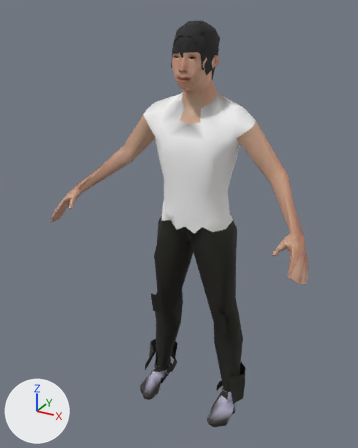
Two versions of the glTF model priv/models/traveler.far.glb, one commit apart.
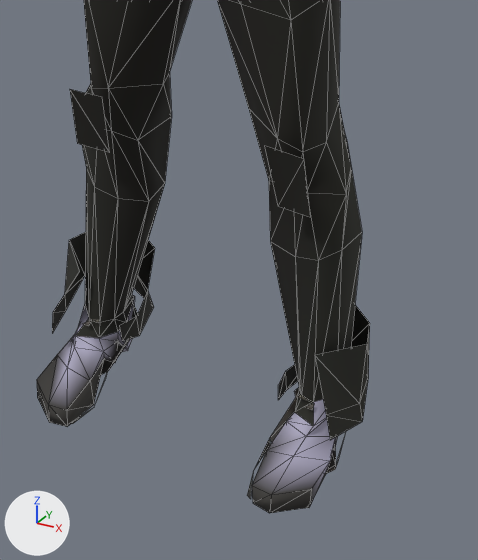
There are two pictures of each version: one whole from a 50 mm camera at (0.837, -1.691, 1.692) aimed at (-0.036, -0.103, 0.898), one close up on the part from 36% to 78% of the width and 59% to 99% of the height. Lighting does not change. The marker at lower left points along +X, +Y and +Z. The older version's two pictures come first. The close-ups show mesh edges as thin lines. Vertices at exactly the same position are counted once.

Names of what the first close-up shows: 'traveler_mesh'.
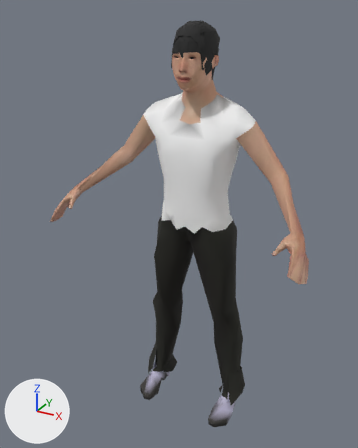
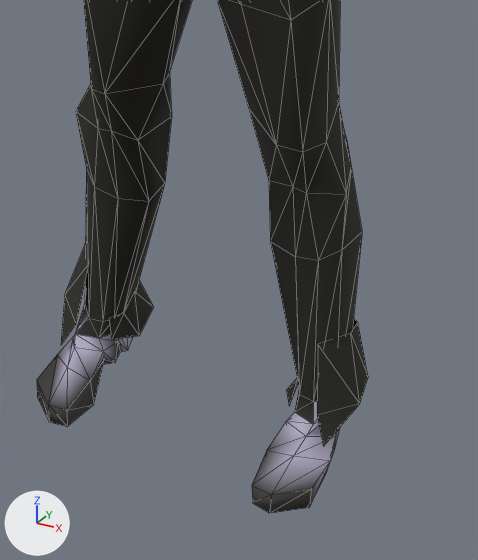
Location of each change, [x1, y1, x2, y2] in pixels of the close-ups (478 x 560 px; the box of a moved part takes in the faces that stretch with it):
'traveler_mesh', reshaped: before [37, 0, 370, 513]; after [37, 0, 368, 513]
part 1 of me_traveler_mesh, deleted: before [70, 89, 345, 499]
part 2 of me_traveler_mesh, moved or reshaped: before [217, 0, 303, 182]; after [217, 0, 303, 187]
part 3 of me_traveler_mesh, moved or reshaped: before [278, 305, 370, 440]; after [286, 319, 368, 447]
part 4 of me_traveler_mesh, moved or reshaped: [84, 0, 180, 140] in both
part 5 of me_traveler_mesh, reshaped: before [52, 194, 162, 424]; after [61, 188, 164, 344]

What the commit changed:
me_traveler_mesh is used by ob_traveler_mesh; location (0.0, 0.0, 0.0).
Verts and faces of me_traveler_mesh; kept vertices keep their numbers, new ones are numbered from 894.
Before the commit, vertices of me_traveler_mesh: 6 (0.13, -0.08, 0.54) at pixel (277, 138).
Before the commit, vertices of me_traveler_mesh: 74 (-0.13, -0.08, 0.54) at pixel (108, 88).
me_traveler_mesh had 894 vertices, 1630 faces and spanned x -0.53..0.53, y -0.34..0.1, z 0.0..1.65.
me_traveler_mesh now has 846 vertices, 1598 faces and spans x -0.53..0.53, y -0.34..0.1, z 0.0..1.65.
me_traveler_mesh part 1: 7 loose pieces with 39 vertices, spanning x -0.19..0.24, y -0.18..0.05, z 0.0..0.54, are deleted.
Part 2, on me_traveler_mesh:
Vertex 6 moves to (0.13, -0.09, 0.53), pixel (276, 144).
Part 3, on me_traveler_mesh:
5 vertices are removed from x 0.17..0.25, y -0.1..0.04, z 0.06..0.13.
5 faces are deleted.
10 vertices move from x 0.13..0.25, y -0.07..0.09, z 0.07..0.2 to x 0.14..0.22, y -0.05..0.06, z 0.07..0.2.
8 vertices are added at x 0.15..0.22, y -0.09..0.03, z 0.05..0.1.
2 new faces join them, mat_color_cortu_cargo_pants.
4 new faces join them, mat_color_shoes02.
Part 4, on me_traveler_mesh:
Vertex 74 moves to (-0.13, -0.09, 0.53), pixel (104, 93).
Part 5, on me_traveler_mesh:
20 vertices are removed from x -0.25..-0.13, y -0.18..0.05, z 0.0..0.13.
17 faces are deleted.
10 vertices move from x -0.25..-0.13, y -0.07..0.09, z 0.07..0.2 to x -0.22..-0.14, y -0.05..0.06, z 0.07..0.2.
8 vertices are added at x -0.22..-0.15, y -0.09..0.03, z 0.05..0.1.
2 new faces join them, mat_color_cortu_cargo_pants.
4 new faces join them, mat_color_shoes02.
